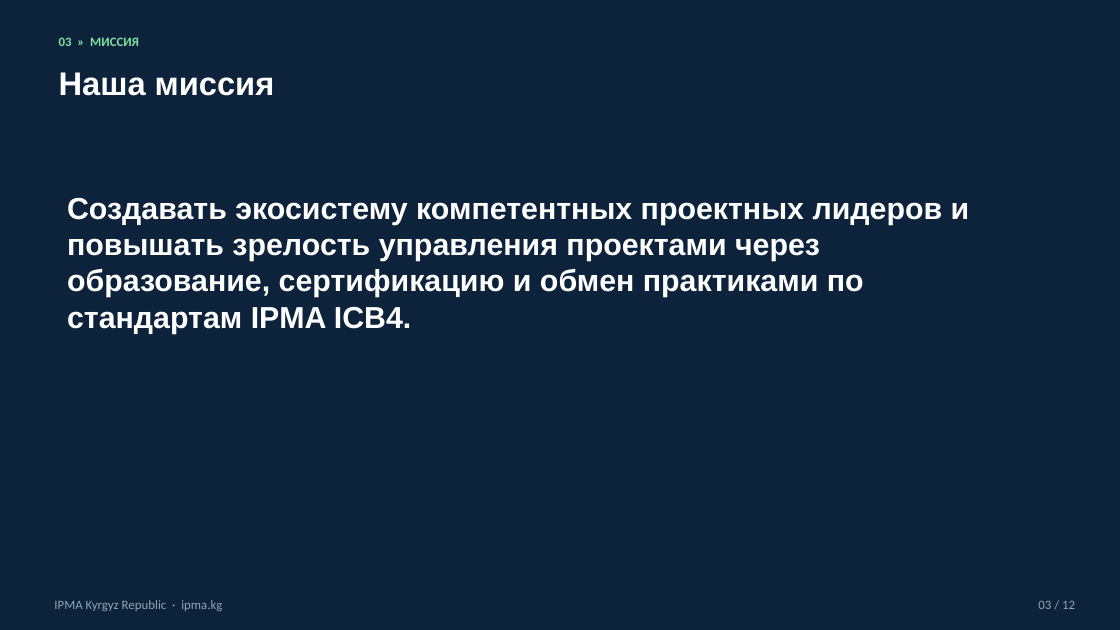
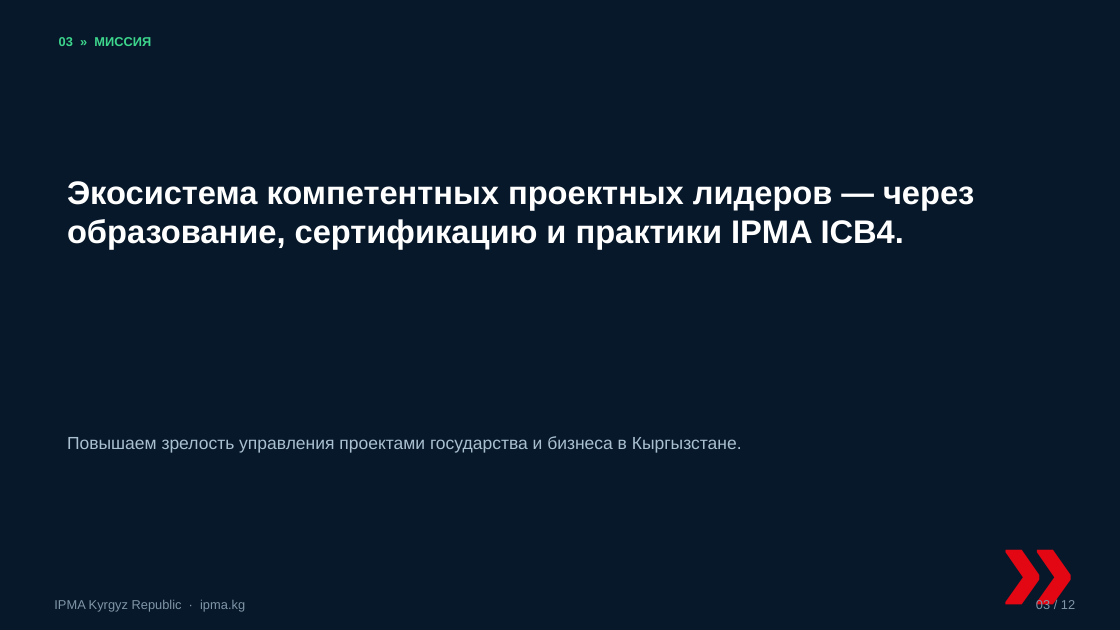
Before and after one commit to umekishev/umekishev, a slide deck: slide 3 of presentations/IPMA_Kyrgyzstan_CoD_Presentation.pptx. Drawn at 1120x630 pixels with LibreOffice and Linux fonts; fonts in the diff are those of the drawing. Boxes give left, top, right and bottom in pixels: in the first picture for what was removed or moved away, otherwise in the second. Text is boxed around its words. In the diff, an @@ line names an element or a change of style, - is before the commit and + after.

```diff
--- a/presentations/IPMA_Kyrgyzstan_CoD_Presentation.pptx
+++ b/presentations/IPMA_Kyrgyzstan_CoD_Presentation.pptx
@@ rectangle at (0,0,1120,630): fill #0D223B to #07182A @@
@@ text "03 » МИССИЯ" at (59,37,151,46): font Calibri to Arial, text colour #7FE0A0 to #3DD68C @@
@@ text removed at (59,72,275,96) @@
-Наша миссия
@@ text at (67,181,974,249): text changed; size 26 to 28 pt @@
-Создавать экосистему компетентных проектных лидеров и повышать зрелость управления проектами через образование, сертификацию и обмен практиками по стандартам IPMA ICB4.
+Экосистема компетентных проектных лидеров — через образование, сертификацию и практики IPMA ICB4.
@@ text added at (67,436,742,453), 15 pt, text #A9C0D0 @@
+Повышаем зрелость управления проектами государства и бизнеса в Кыргызстане.
@@ text added at (991,471,1120,597), 120 pt, text #E30613, bold @@
+»
@@ text "IPMA Kyrgyz Republic · ipma.kg" at (54,600,245,612): font Calibri to Arial, text colour #8FA6B8 to #7F96A8 @@
@@ text "03 / 12" at (1036,599,1075,612): font Calibri to Arial, text colour #8FA6B8 to #7F96A8 @@
```
Also in this commit, not shown: 11 other slides changed, 1 other file.
